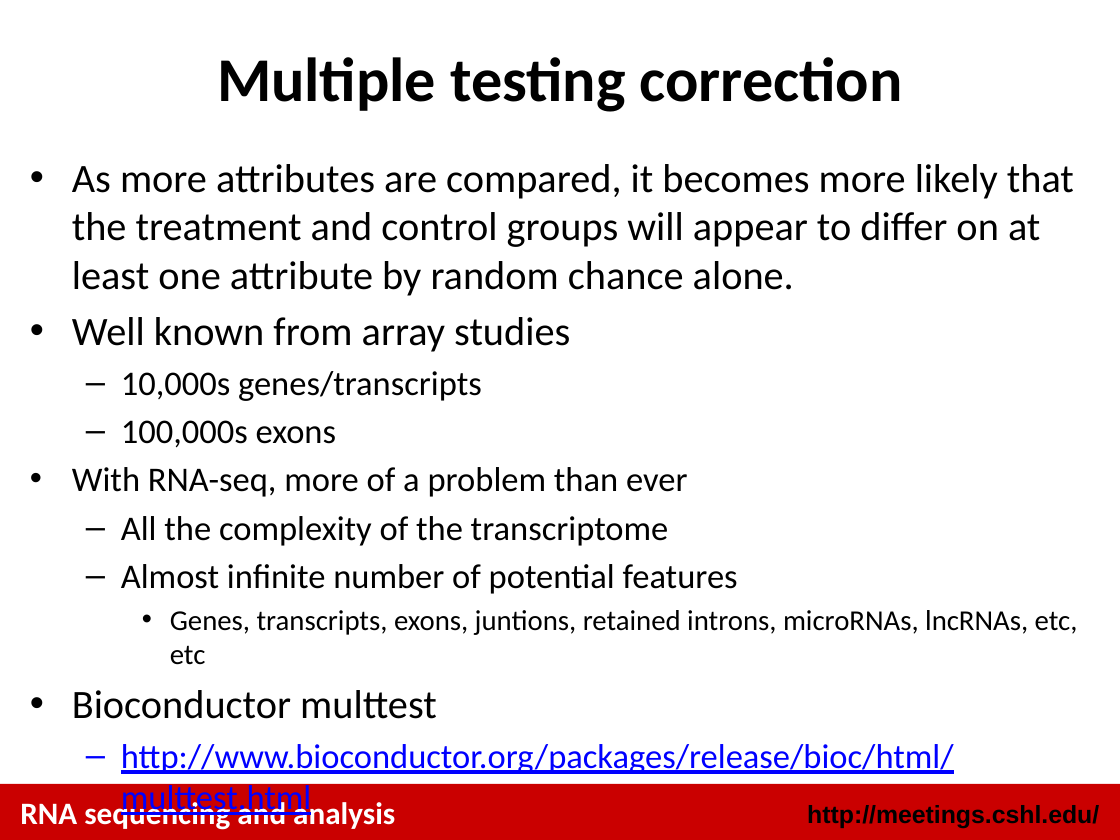
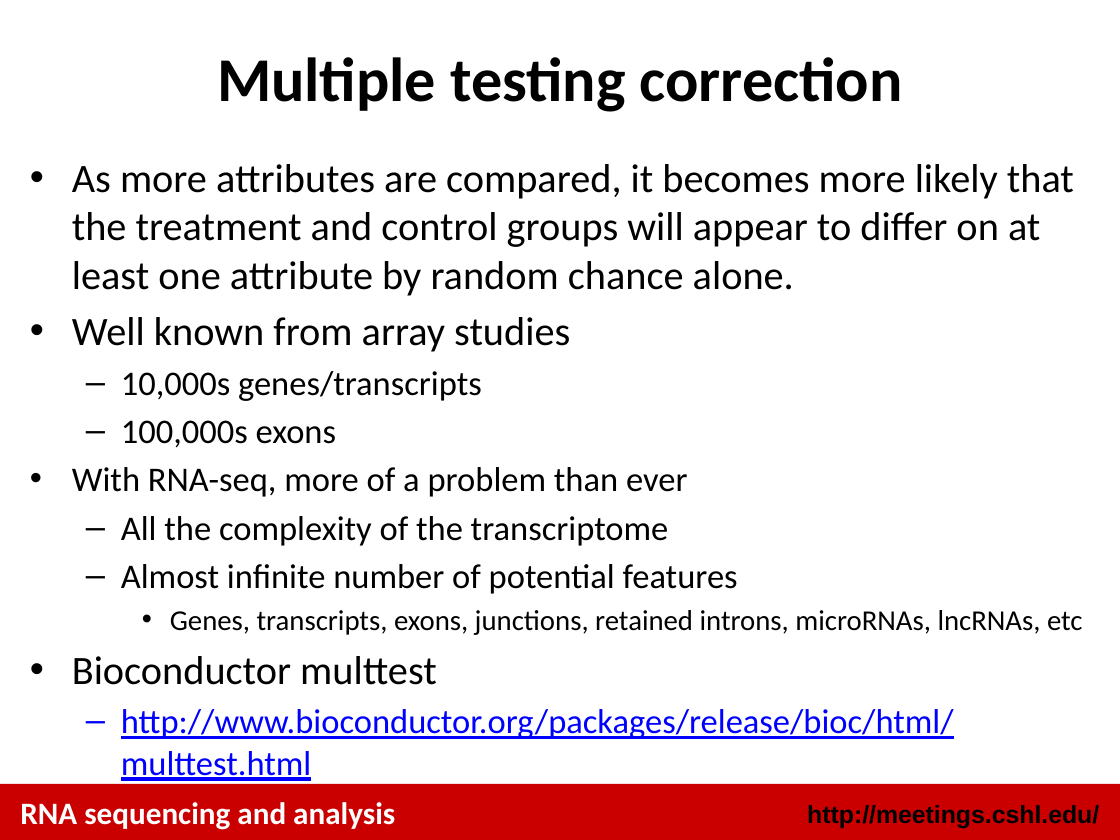
Before and after one commit to griffithlab/rnaseq_tutorial_wiki, a slide deck: slide 17 of LectureFiles/cshl/2015/RNASeq_Module3_Lecture.pptx. Drawn at 1120x840 pixels with LibreOffice and Linux fonts; fonts in the diff are those of the drawing. Boxes give left, top, right and bottom in pixels: in the first picture for what was removed or moved away, otherwise in the second. Text is boxed around its words. In the diff, an @@ line names an element or a change of style, - is before the commit and + after.

Commit message:
A few typos in Module 3 lecture.

```diff
--- a/LectureFiles/cshl/2015/RNASeq_Module3_Lecture.pptx
+++ b/LectureFiles/cshl/2015/RNASeq_Module3_Lecture.pptx
@@ text at [170, 610, 1083, 635]: text changed @@
-    • Genes, transcripts, exons, juntions, retained introns, microRNAs, lncRNAs, etc, etc
+    • Genes, transcripts, exons, junctions, retained introns, microRNAs, lncRNAs, etc
```
Also in this commit, not shown: 1 other file.
